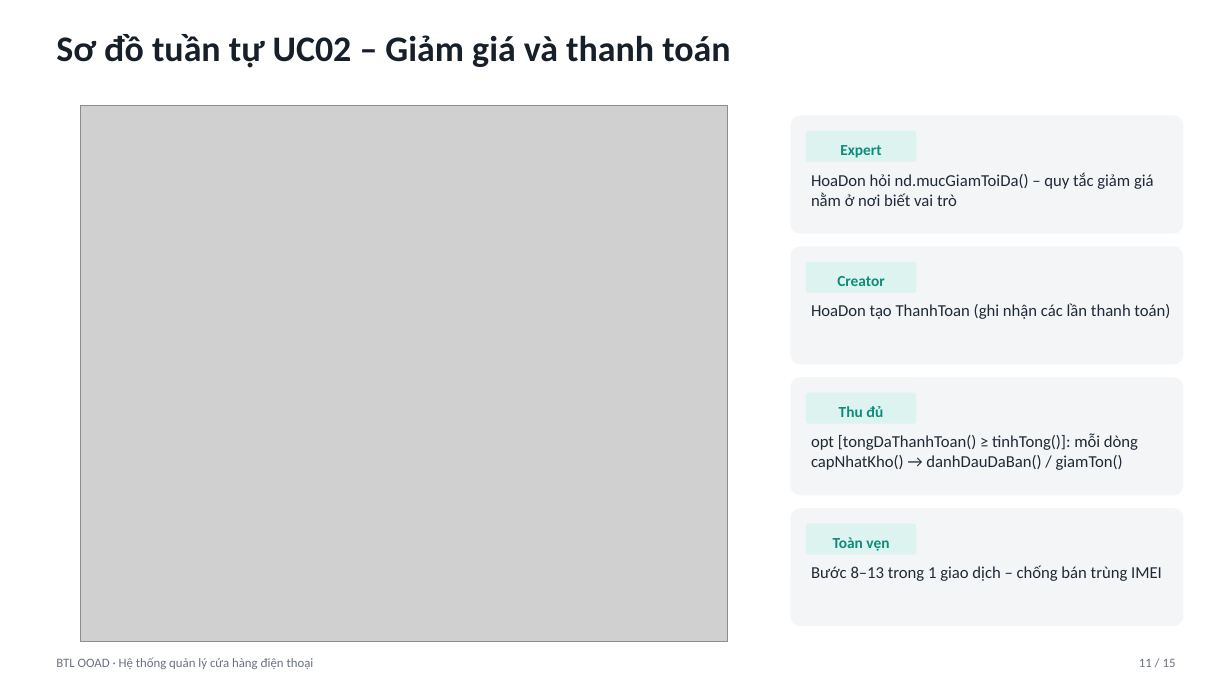
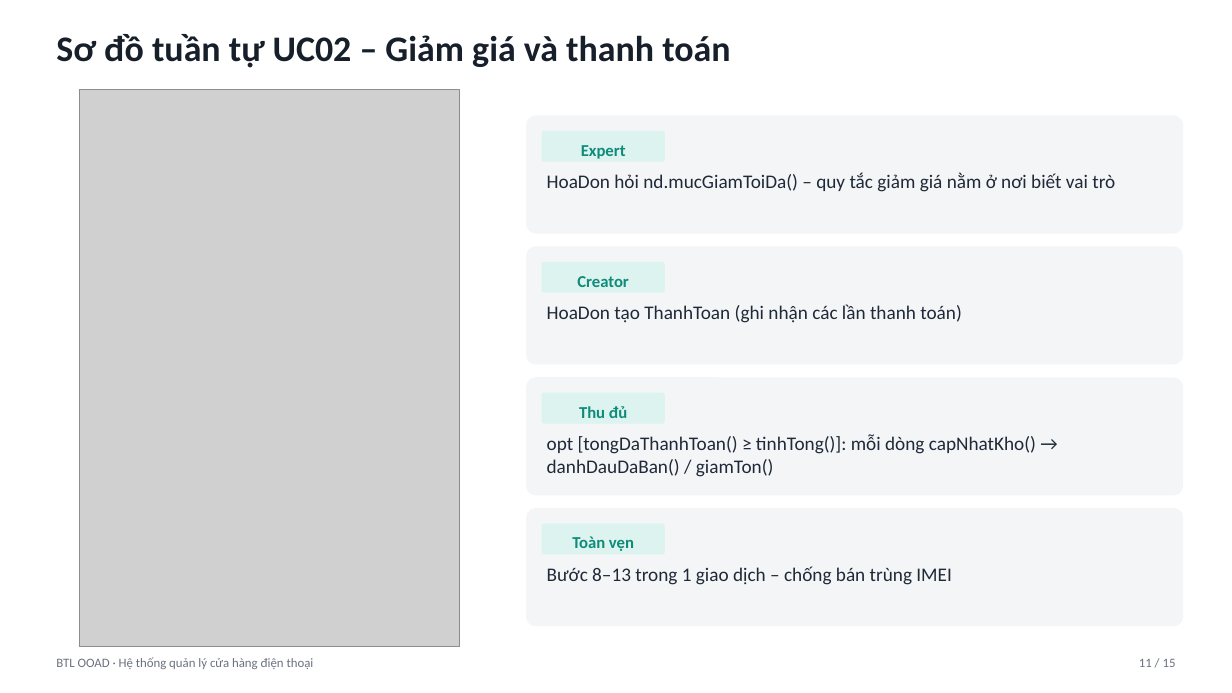
Before and after one commit to trungkien1407/OOP, a slide deck: slide 11 of Slide_ThuyetTrinh_15phut.pptx. Drawn at 1232x693 pixels with LibreOffice and Linux fonts; fonts in the diff are those of the drawing; grey boxes stand for pictures. Boxes give left, top, right and bottom in pixels: in the first picture for what was removed or moved away, otherwise in the second. Text is boxed around its words. In the diff, an @@ line names an element or a change of style, - is before the commit and + after.

```diff
--- a/Slide_ThuyetTrinh_15phut.pptx
+++ b/Slide_ThuyetTrinh_15phut.pptx
@@ picture: place and size @@
-picture at [80,105,728,642]
+picture at [79,90,460,647]
@@ rounded rectangle: place and size @@
-rounded rectangle at [791,116,1184,234]
+rounded rectangle at [526,116,1183,234]
@@ text "Expert": place and size @@
-text "Expert" at [840,145,881,158]
+text "Expert" at [581,145,626,159]
@@ rounded rectangle: place and size @@
-rounded rectangle at [806,131,916,162]
+rounded rectangle at [542,131,665,162]
@@ text "HoaDon hỏi nd.mucGiamToiDa() – quy ...": place and size @@
-text "HoaDon hỏi nd.mucGiamToiDa() – quy ..." at [811,172,1154,206]
+text "HoaDon hỏi nd.mucGiamToiDa() – quy ..." at [547,172,1115,192]
@@ rounded rectangle: place and size @@
-rounded rectangle at [791,247,1184,365]
+rounded rectangle at [526,247,1183,365]
@@ text "Creator": place and size @@
-text "Creator" at [837,276,885,286]
+text "Creator" at [577,276,628,287]
@@ rounded rectangle: place and size @@
-rounded rectangle at [806,262,916,292]
+rounded rectangle at [542,262,665,292]
@@ text "HoaDon tạo ThanhToan (ghi nhận ...": place and size @@
-text "HoaDon tạo ThanhToan (ghi nhận ..." at [811,303,1170,319]
+text "HoaDon tạo ThanhToan (ghi nhận ..." at [547,304,962,323]
@@ rounded rectangle: place and size @@
-rounded rectangle at [791,377,1184,495]
+rounded rectangle at [526,377,1183,495]
@@ text "Thu đủ": place and size @@
-text "Thu đủ" at [839,406,883,417]
+text "Thu đủ" at [579,406,627,418]
@@ rounded rectangle: place and size @@
-rounded rectangle at [806,393,916,423]
+rounded rectangle at [542,393,665,423]
@@ text "opt [tongDaThanhToan() ≥ tinhTong()]: mỗi ...": place and size @@
-text "opt [tongDaThanhToan() ≥ tinhTong()]: mỗi ..." at [811,434,1138,470]
+text "opt [tongDaThanhToan() ≥ tinhTong()]: mỗi ..." at [547,434,1036,477]
@@ rounded rectangle: place and size @@
-rounded rectangle at [791,508,1184,627]
+rounded rectangle at [526,508,1183,627]
@@ size 12 to 13 pt in 4 elements at [581,145,626,159], [577,276,628,287], [579,406,627,418], [572,536,634,551] @@
@@ text "Toàn vẹn": place and size @@
-text "Toàn vẹn" at [833,537,889,551]
+text "Toàn vẹn" at [572,536,634,551]
@@ rounded rectangle: place and size @@
-rounded rectangle at [806,524,916,555]
+rounded rectangle at [542,524,665,555]
@@ size 13 to 15 pt in 4 elements at [547,172,1115,192], [547,304,962,323], [547,434,1036,477], [547,566,952,585] @@
@@ text "Bước 8–13 trong 1 giao ...": place and size @@
-text "Bước 8–13 trong 1 giao ..." at [811,565,1162,581]
+text "Bước 8–13 trong 1 giao ..." at [547,566,952,585]
```
Also in this commit, not shown: 8 other slides changed, 2 other files.
